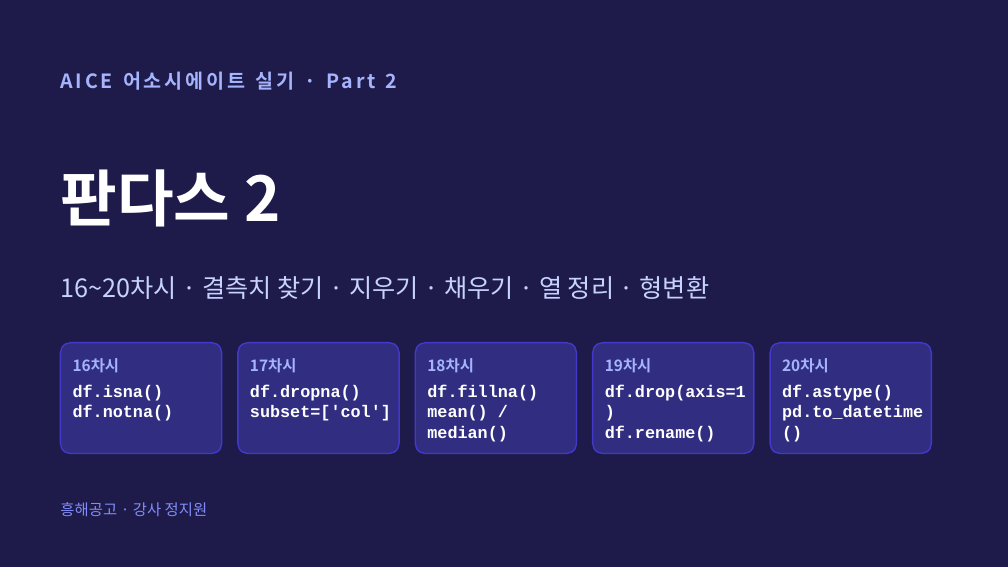
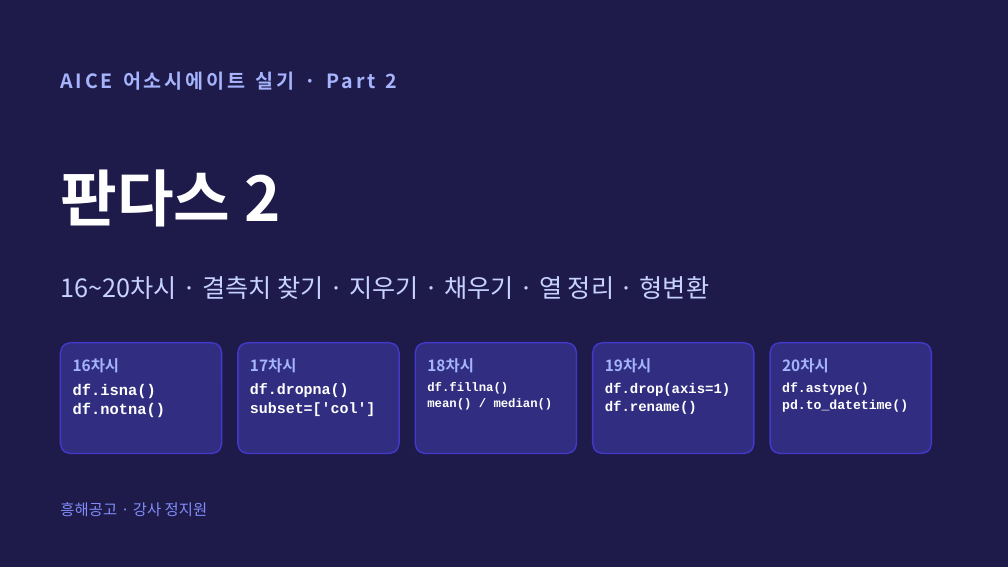
Before and after one commit to ChungChiweon/aice-quest, a slide deck: slide 1 of 강의자료/판다스2_16-20차시.pptx. Drawn at 1008x567 pixels with LibreOffice and Linux fonts; fonts in the diff are those of the drawing. Boxes give left, top, right and bottom in pixels: in the first picture for what was removed or moved away, otherwise in the second. Text is boxed around its words. In the diff, an @@ line names an element or a change of style, - is before the commit and + after.

```diff
--- a/강의자료/판다스2_16-20차시.pptx
+++ b/강의자료/판다스2_16-20차시.pptx
@@ text "df.isna()" at (73,383,166,417): size 12 to 11 pt; line spacing 1 to 1.05 @@
@@ text "df.dropna()" at (250,383,375,416): size 12 to 10.7 pt; line spacing 1 to 1.05 @@
@@ text "df.fillna()" at (427,383,553,410): size 12 to 8.8 pt; line spacing 1 to 1.05 @@
@@ text "df.drop(axis=1)" at (605,383,731,414): size 12 to 10 pt; line spacing 1 to 1.05 @@
@@ text "df.astype()" at (782,383,908,412): size 12 to 9.4 pt; line spacing 1 to 1.05 @@
```
Also in this commit, not shown: 7 other files.
